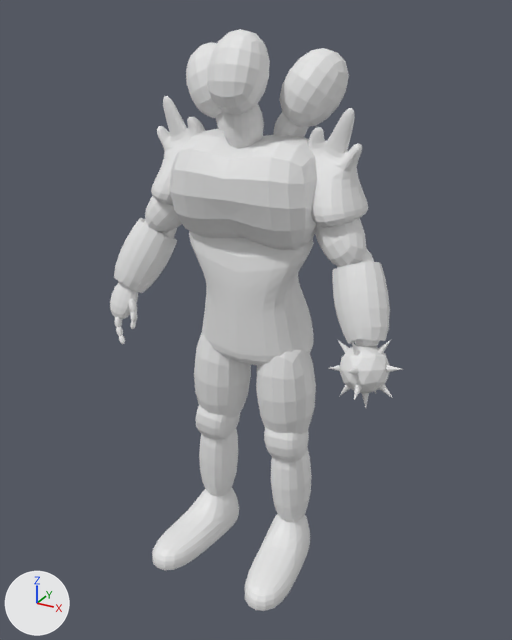
The Blender file model.blend: old version first, new version second.
Both versions are drawn from a 50 mm camera at (1.32, 0.75, 2.37) aimed at (0.01, 3.13, 1.18). Every picture has the same lights, and +X, +Y and +Z are marked at lower left. The first picture is the older version.
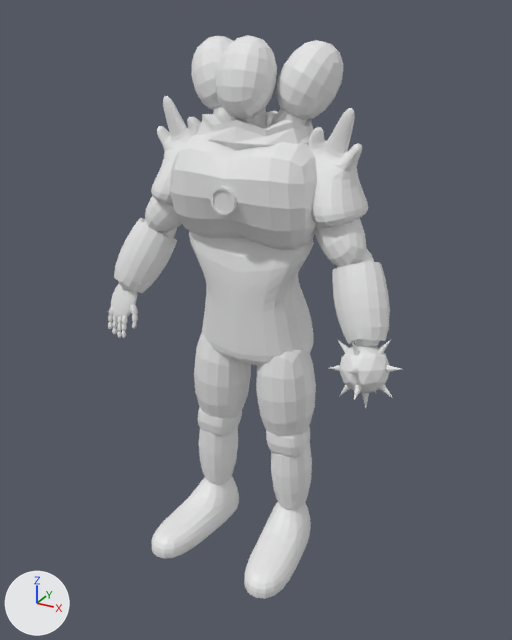
Where the newer file only moved an object's origin or applied its transform, the numbers keep the older frame.

Location of each change, (x1, y1, x2, y2) in pixels of the pictures (512 x 640 px):
```json
{"object": "Cube.023", "change": "moved", "before": [152, 488, 310, 611], "after": [151, 476, 311, 599]}
{"object": "Cube", "change": "moved, turned", "before": [186, 42, 349, 127], "after": [192, 36, 343, 120]}
{"object": "Cube.002", "change": "moved", "before": [207, 29, 270, 114], "after": [216, 35, 277, 119]}
{"object": "Cube.021", "change": "moved", "before": [199, 429, 312, 522], "after": [199, 427, 312, 510]}
{"object": "Torus.001", "change": "added", "after": [197, 111, 314, 150]}
{"object": "Cube.022", "change": "moved", "before": [196, 405, 309, 462], "after": [198, 407, 310, 458]}
{"object": "Cube.004", "change": "moved, rescaled", "before": [222, 104, 264, 148], "after": [235, 109, 267, 128], "on screen": "mostly hidden afterwards"}
{"object": "Cube.003", "change": "moved, rescaled", "before": [216, 112, 309, 137], "after": [213, 106, 307, 125]}
{"object": "Cylinder.001", "change": "added", "after": [210, 186, 237, 215]}
```

Edits to the scene script, one JSON object a line:
```json
{"op": "add", "block": "me_torus_001", "code": ["me_torus_001 = bpy.data.meshes.new('Torus.001')", "me_torus_001.from_pydata(...)  # 96 vertices, 96 faces; spans x -1.25..1.25, y -1.25..1.25, z -0.22..0.64"]}
{"op": "add", "block": "me_cylinder_001", "code": ["me_cylinder_001 = bpy.data.meshes.new('Cylinder.001')", "me_cylinder_001.from_pydata(...)  # 80 vertices, 66 faces; spans x -1.0..1.0, y -1.0..1.0, z -1.0..1.0"]}
{"op": "set", "path": "ob_cube_021.location", "old": "(-0.041, 3.212, 1.776)", "new": "(-0.041, 3.212, 1.845)"}
{"op": "set", "path": "ob_cube_022.location", "old": "(-0.041, 3.212, 1.776)", "new": "(-0.041, 3.229, 1.776)"}
{"op": "set", "path": "ob_cube_023.location", "old": "(-0.041, 3.212, 1.776)", "new": "(-0.041, 3.212, 1.845)"}
{"op": "set", "path": "ob_cube.location", "old": "(-0.046, 3.196, 1.716)", "new": "(-0.05, 3.201, 1.727)"}
{"op": "set", "path": "ob_cube.rotation_euler", "old": "(0.371, 0.451, -3.142)", "new": "(0.36, 0.39, -3.169)", "note": "degrees (21, 26, -180) -> degrees (21, 22, -182)"}
{"op": "set", "path": "ob_cube_002.location", "old": "(-0.046, 3.196, 1.716)", "new": "(-0.046, 3.252, 1.694)"}
{"op": "set", "path": "ob_cube_003.location", "old": "(-0.046, 3.196, 1.716)", "new": "(-0.023, 3.143, 1.656)"}
{"op": "set", "path": "ob_cube_003.scale", "old": "(1.0, 1.0, 1.0)", "new": "(1.0, 1.0, 1.25)"}
{"op": "set", "path": "ob_cube_004.location", "old": "(-0.046, 3.196, 1.716)", "new": "(-0.046, 3.256, 1.722)"}
{"op": "set", "path": "ob_cube_004.scale", "old": "(1.0, 1.0, 1.0)", "new": "(0.72, 1.0, 1.0)"}
{"op": "add", "block": "ob_torus_001", "code": ["ob_torus_001 = bpy.data.objects.new('Torus.001', me_torus_001)", "ob_torus_001.location = (-0.046, 3.23, 1.911)", "ob_torus_001.scale = (0.203, 0.137, 0.125)"]}
{"op": "add", "block": "ob_cylinder_001", "code": ["ob_cylinder_001 = bpy.data.objects.new('Cylinder.001', me_cylinder_001)", "ob_cylinder_001.location = (-0.046, 2.992, 1.711)", "ob_cylinder_001.rotation_euler = (-1.571, 0.0, 0.0)  # degrees (-90, 0, 0)", "ob_cylinder_001.scale = (0.0534, 0.0534, -0.0217)"]}
```
